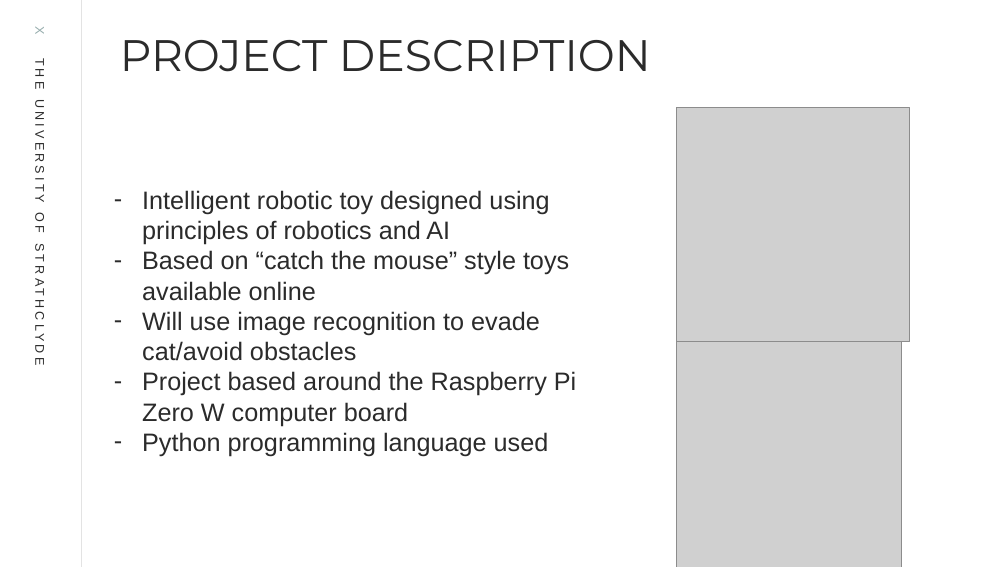
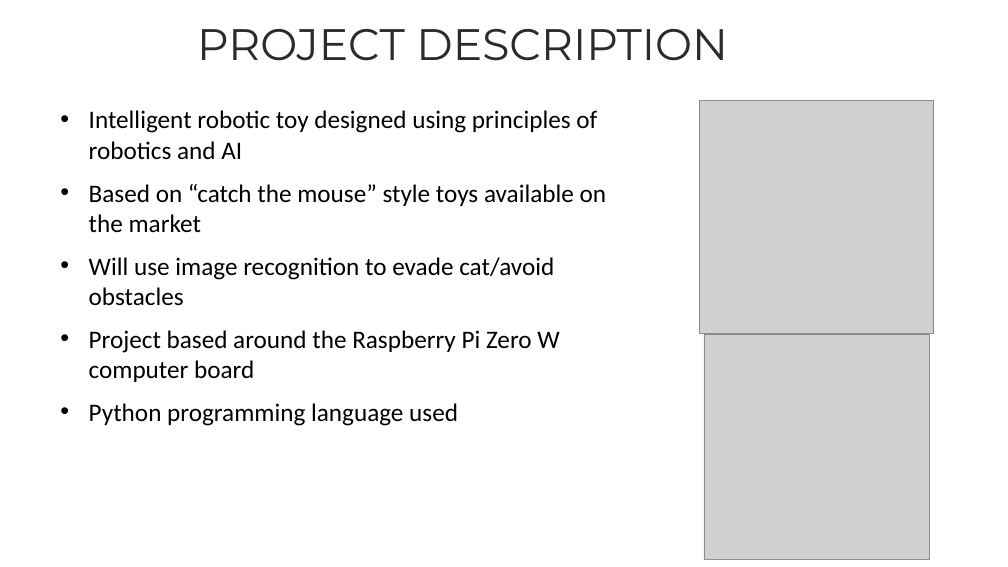
Before and after one commit to jackstorrie/Jack-Storrie-CES-Project, a slide deck: slide 2 of ProjectPosterPresentation.pptx. Drawn at 1008x567 pixels with LibreOffice and Linux fonts; fonts in the diff are those of the drawing; grey boxes stand for pictures. Boxes give left, top, right and bottom in pixels: in the first picture for what was removed or moved away, otherwise in the second. Text is boxed around its words. In the diff, an @@ line names an element or a change of style, - is before the commit and + after.

```diff
--- a/ProjectPosterPresentation.pptx
+++ b/ProjectPosterPresentation.pptx
@@ text removed at (33,27,366,270) @@
-X THE UNIVERSITY OF STRATHCLYDE
@@ line removed from (82, 0) to (82, 567) @@
@@ text "PROJECT DESCRIPTION": place and size @@
-text "PROJECT DESCRIPTION" at (120,40,651,72)
+text "PROJECT DESCRIPTION" at (197,29,728,61)
@@ text "Intelligent robotic toy designed using ...": place and size @@
-text "Intelligent robotic toy designed using ..." at (142,190,576,456)
+text "Intelligent robotic toy designed using ..." at (89,110,607,426)
@@ text at (89,110,597,426): font Arial to Calibri, text colour #2B2B2B to #000000 in "Intelligent robotic toy designed using principles of ...", "Will use image recognition to evade cat/avoid ...", "Project based around the Raspberry Pi Zero ...", "Python programming language used"; bullet - to •; more space between paragraphs @@
@@ picture: place and size @@
-picture at (676,108,910,342)
+picture at (700,100,934,333)
@@ text at (89,184,607,232): text changed; font Arial to Calibri; text colour #2B2B2B to #000000 @@
-– Based on “catch the mouse” style toys available online
+• Based on “catch the mouse” style toys available on the market
@@ picture: place and size @@
-picture at (676,342,901,567)
+picture at (704,334,929,560)
```
Also in this commit, not shown: 3 other slides changed, 3 slides added, 2 slides removed, 9 other files.
